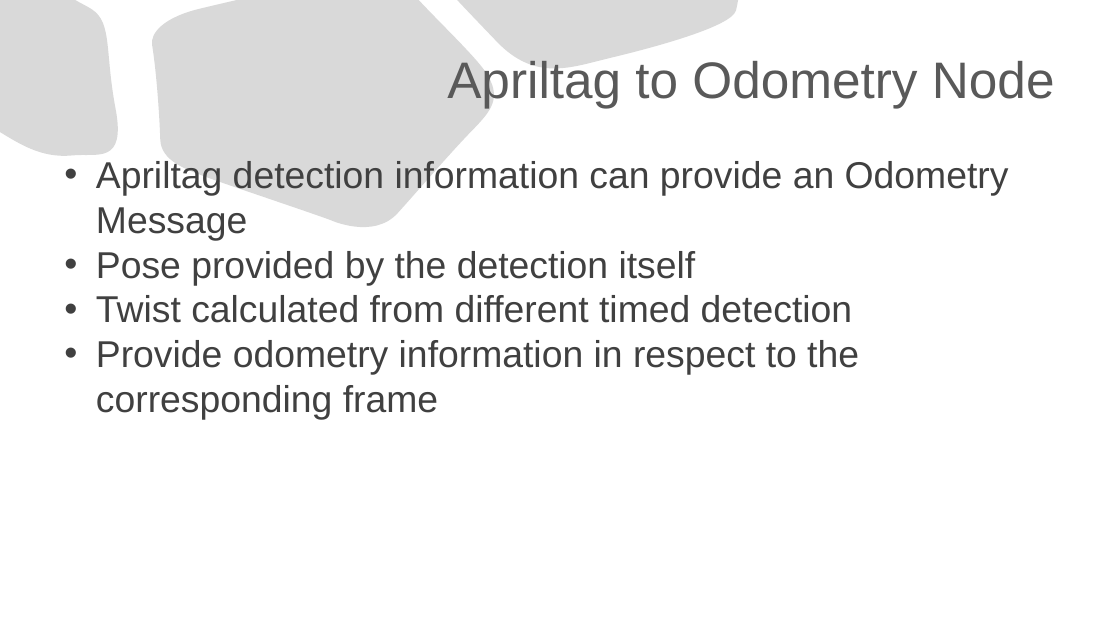
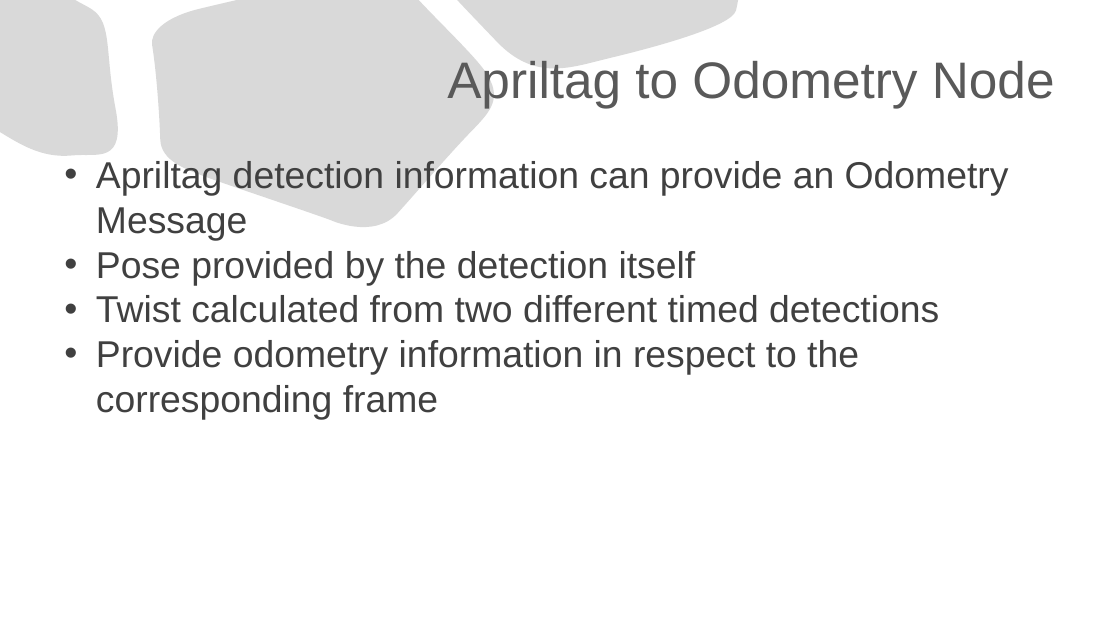
Before and after one commit to mirovix/Ermes, a slide deck: slide 11 of docs/20220218_riunione_prof_Branz.pptx. Drawn at 1120x630 pixels with LibreOffice and Linux fonts; fonts in the diff are those of the drawing. Boxes give left, top, right and bottom in pixels: in the first picture for what was removed or moved away, otherwise in the second. Text is boxed around its words. In the diff, an @@ line names an element or a change of style, - is before the commit and + after.

```diff
--- a/docs/20220218_riunione_prof_Branz.pptx
+++ b/docs/20220218_riunione_prof_Branz.pptx
@@ text at <box>96,295,939,323</box>: text changed @@
-• Twist calculated from different timed detection
+• Twist calculated from two different timed detections
```
Also in this commit, not shown: 1 other slide changed, 1 slide added, 1 slide removed.
